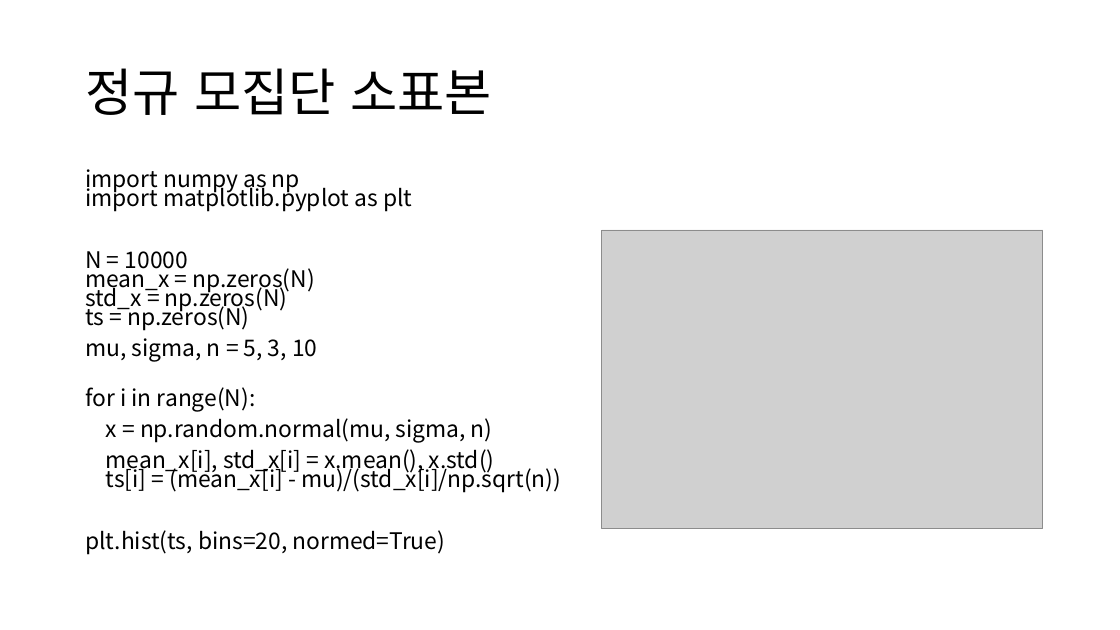
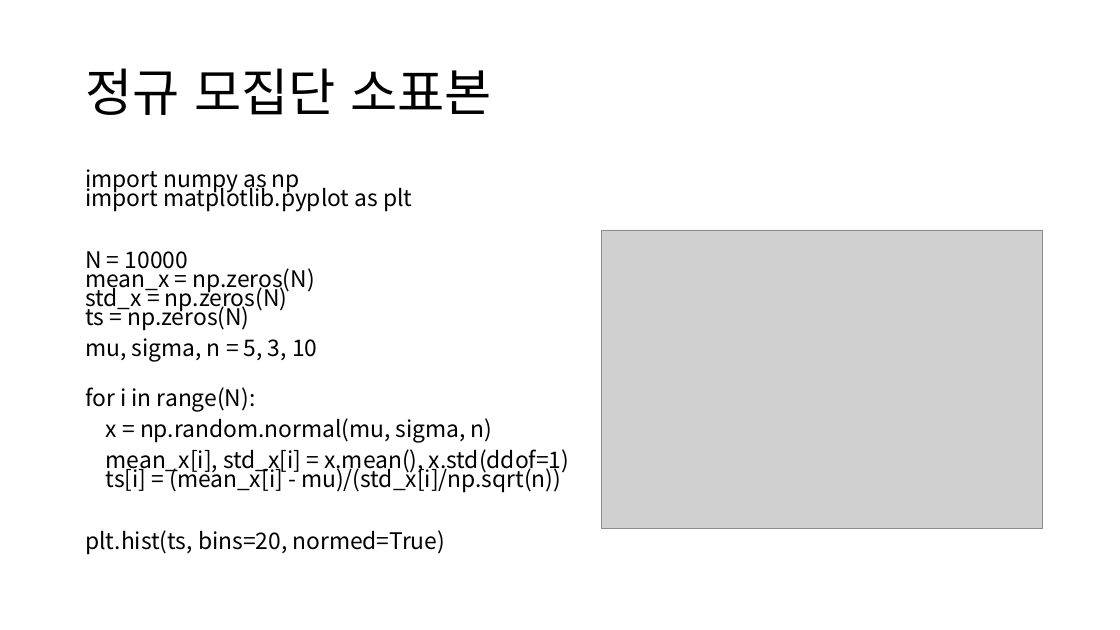
Before and after one commit to ksublee/SPuP, a slide deck: slide 22 of ppt/Python_9_Probability.pptx. Drawn at 1120x630 pixels with LibreOffice and Linux fonts; fonts in the diff are those of the drawing; grey boxes stand for pictures. Boxes give left, top, right and bottom in pixels: in the first picture for what was removed or moved away, otherwise in the second. Text is boxed around its words. In the diff, an @@ line names an element or a change of style, - is before the commit and + after.

```diff
--- a/ppt/Python_9_Probability.pptx
+++ b/ppt/Python_9_Probability.pptx
@@ text at box(106, 449, 569, 493): text changed @@
-mean_x[i], std_x[i] = x.mean(), x.std()
-ts[i] = (mean_x[i] - mu)/(std_x[i]/np.sqrt(n))
+mean_x[i], std_x[i] = x.mean(), x.std(ddof=1)
+ts[i] = (mean_x[i] - mu)/(std_x[i]/np.sqrt(n))
```
Also in this commit, not shown: 1 other file.
